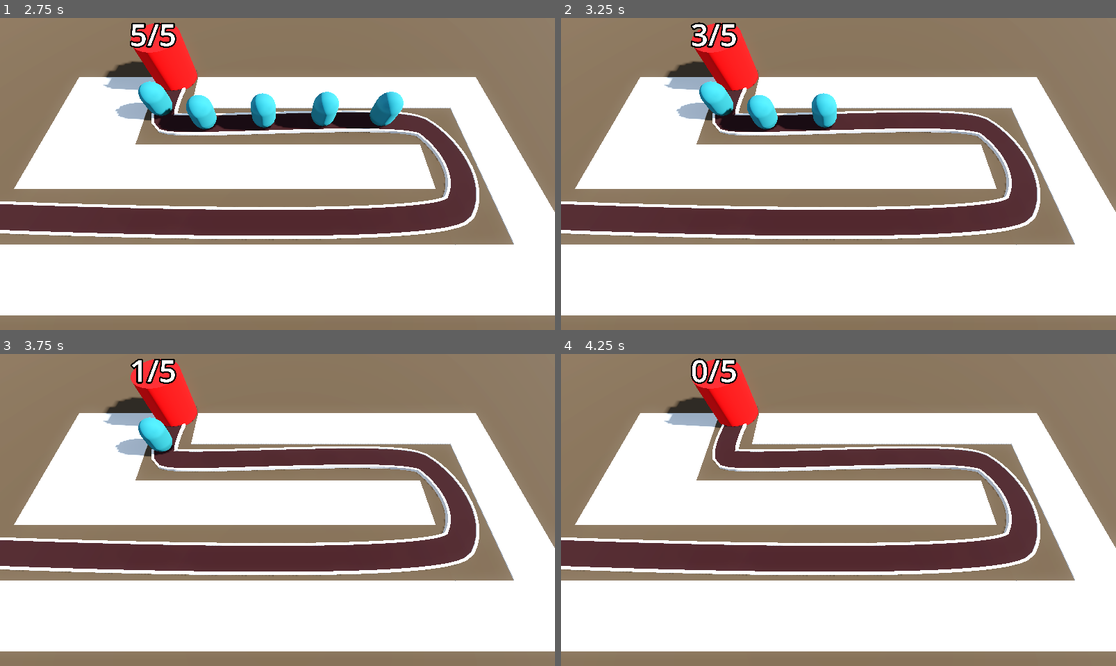
Above: before the commit, frames 1-4 (two rows, left to right).
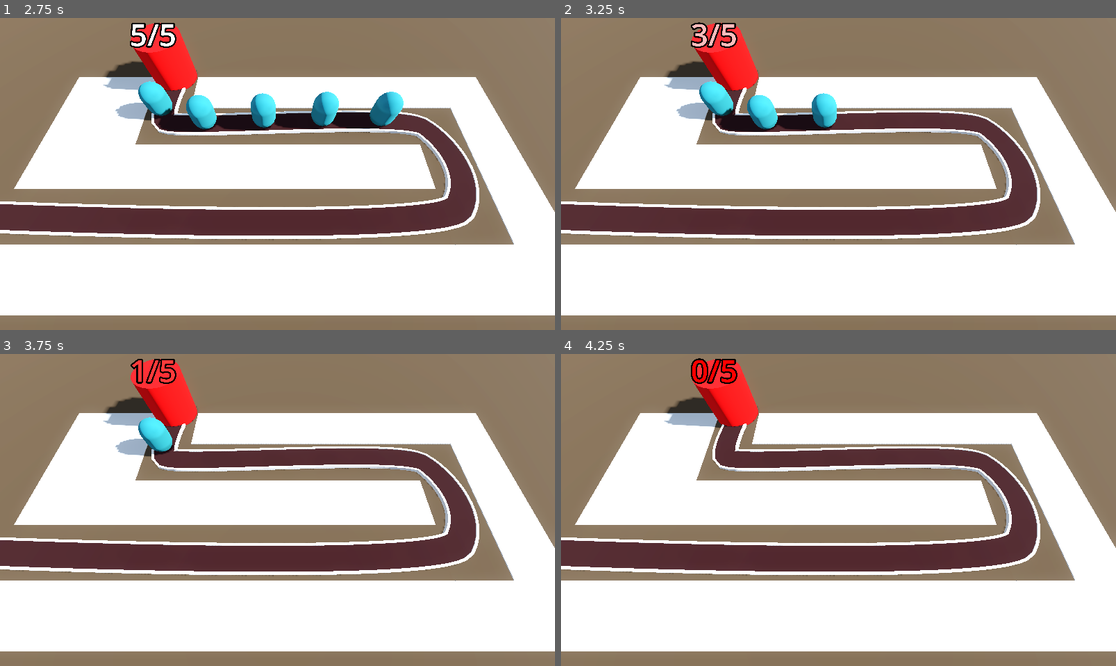
Above: after the commit, the same moments.

Repository: mje819/Barbarian-Blaster
Game: Godot game, scene res://base_level.tscn
Same seed, same stepped clock (60 frames per second), same inputs: the game is played once before the commit and once after it.
Inputs:
- Up to frame 1 (2.75 s): no input
- Up to frame 2 (3.25 s): no input
- Up to frame 3 (3.75 s): no input
- Up to frame 4 (4.25 s): no input

Frame 1 is identical in both runs. In frame 2, 0.2% of the frame differs, in the area x 23-32%, y 2-10%; in frame 3, 0.2%; in frame 4, 0.2%.

Commit message:
working health label

Diff:
--- a/Base/base.gd
+++ b/Base/base.gd
@@ -7,13 +7,18 @@
 	set(new_health):
 		health = new_health
 		label_3d.text = str(new_health) + "/" + str(max_health)
+		var red : Color = Color.RED
+		var white : Color = Color.WHITE
+
+		label_3d.modulate = red.lerp(white, float(health)/max_health)
+
 		if health == 0:
 			await get_tree().create_timer(1).timeout
 			get_tree().reload_current_scene()
 
 func _ready() -> void:
 	health = max_health
-	label_3d.text = str(max_health) + "/" + str(max_health)
+	#label_3d.modulate = Color.RED
 
 func take_damage() -> void:
 	health -= 1
